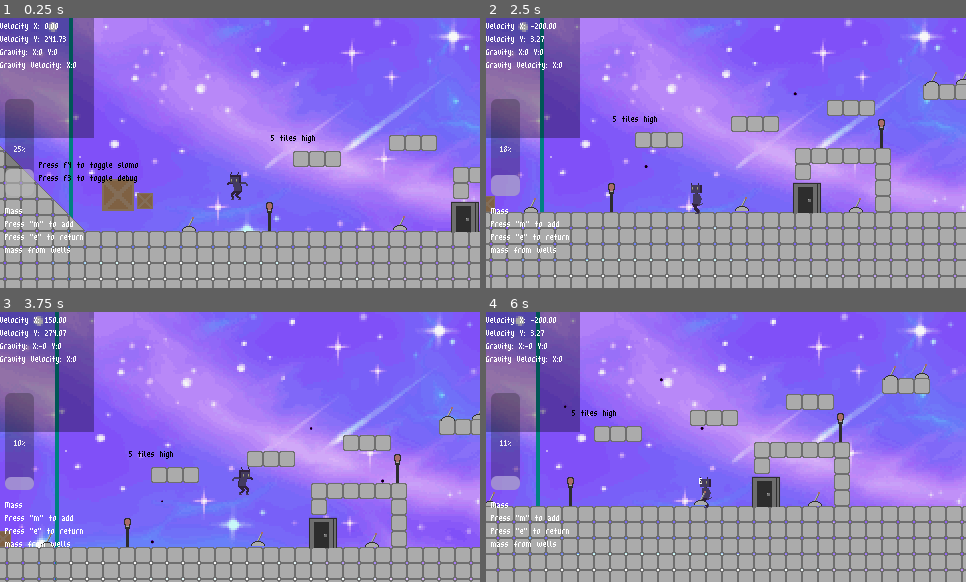
Above: before the commit, frames 1-4 (two rows, left to right).
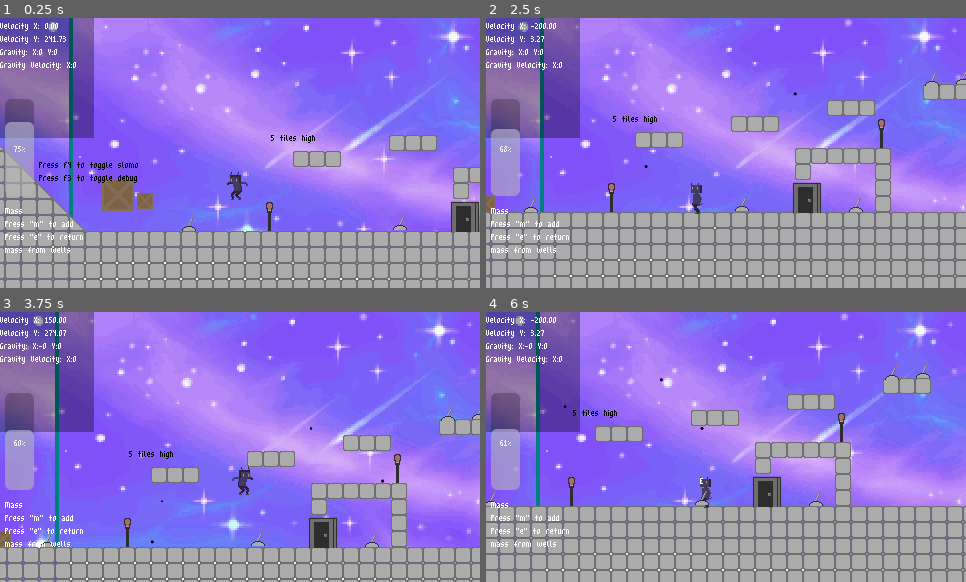
Above: after the commit, the same moments.

Repository: Moogen/Game-Off-2023
Game: Godot game, scene res://Scenes/Main_Scene.tscn
Same seed, same stepped clock (60 frames per second), same inputs: the game is played once before the commit and once after it.
Inputs (mouse positions are in pixels of both pictures, inside the frame that each line leads up to):
- Up to frame 1 (0.25 s): no input
- Up to frame 2 (2.5 s): tap M at 0.5, 1.25, 2 s; move the mouse to (534, 77) at 0.52 s; hold Right (ui_right) 0.53-2.03 s; click (534, 77) at 0.6 s; tap Enter (ui_accept) at 0.77, 1.52 s; move the mouse to (630, 166) at 1.27 s; tap R (delete_wells) at 1.35 s; click (630, 166) at 1.55 s; move the mouse to (774, 93) at 2.02 s; hold Left (ui_left) from 2.03 s (still down); tap E (interact) at 2.1 s; click (774, 93) at 2.3 s
- Up to frame 3 (3.75 s): tap M at 2.75, 3.5 s; move the mouse to (216, 501) at 2.77 s; release Left (ui_left) at 2.78 s; hold Right (ui_right) from 2.78 s (still down); click (216, 501) at 2.85 s; tap Enter (ui_accept) at 3.02 s; move the mouse to (384, 487) at 3.52 s; click (384, 487) at 3.6 s
- Up to frame 4 (6 s): tap Enter (ui_accept) at 3.77, 4.52 s; tap M at 4.25 s; move the mouse to (582, 406) at 4.27 s; release Right (ui_right) at 4.28 s; hold Left (ui_left) 4.28-5.03 s; tap R (delete_wells) at 4.35 s; click (582, 406) at 4.55 s; move the mouse to (750, 447) at 5.02 s; hold Right (ui_right) 5.03-5.78 s; tap E (interact) at 5.1 s; click (750, 447) at 5.3 s; move the mouse to (654, 379) at 5.77 s; hold Left (ui_left) from 5.78 s (still down); click (654, 379) at 5.85 s

The runs differ from the first frame. In frame 1, 1.0% of the frame differs, in the area x 1-8%, y 38-58%; in frame 2, 1.0%; in frame 3, 1.0%; in frame 4, 5.8%, in the area x 0-100%, y 19-100%.

Commit message:
Create or Destroy Wells with Right clicking

Diff:
--- a/GodotRepo/Scenes/PlayerController.tscn
+++ b/GodotRepo/Scenes/PlayerController.tscn
@@ -46,11 +46,10 @@
 disabled = true
 debug_color = Color(0.988235, 0, 0.286275, 0.419608)
 
-[node name="State Machine" type="Node" parent="." node_paths=PackedStringArray("starting_state", "current_state", "side_attack_state")]
+[node name="State Machine" type="Node" parent="." node_paths=PackedStringArray("starting_state", "current_state")]
 script = ExtResource("3_ad318")
 starting_state = NodePath("fall")
 current_state = NodePath("fall")
-side_attack_state = NodePath("side_attack")
 
 [node name="side_attack" type="Node" parent="State Machine" node_paths=PackedStringArray("fall_state", "jump_state", "move_state", "idle_state") groups=["Debug Group"]]
 script = ExtResource("4_e1qiq")
--- a/GodotRepo/Scripts/GravityBar.gd
+++ b/GodotRepo/Scripts/GravityBar.gd
@@ -1,7 +1,7 @@
 extends Node2D
 
 var max_mass = 100;
-var cur_mass = 25;
+var cur_mass = 75;
 
 @onready var mass_bar : ProgressBar = $MassBar;
 
--- a/GodotRepo/Scripts/GravityWell.gd
+++ b/GodotRepo/Scripts/GravityWell.gd
@@ -98,7 +98,6 @@
         print("returning well of size %d", mass_cost)
         gravity_bar.modify_mass(mass_cost)
         mass_returned = true
-
     pass
 
 func lose_mass(lost_mass):
--- a/GodotRepo/Scripts/click_create.gd
+++ b/GodotRepo/Scripts/click_create.gd
@@ -89,42 +89,45 @@
 
 
 
+    var well_deleted_on_input = false
 
-    if event is InputEventMouseButton and gravity_createable:
-        # Right click deletes
+    #If we get the input that create or destroy key is pressed
+    if Input.is_action_just_pressed("create_or_destroy_well"):
+        # Get all objects in the "Gravity Well Group".
+        var wells_in_group = get_tree().get_nodes_in_group("Gravity Well Group")
 
-        if event.button_index == MOUSE_BUTTON_RIGHT and event.is_released():
-            # Get all objects in the "Gravity Well Group".
-            var wells_in_group = get_tree().get_nodes_in_group("Gravity Well Group")
+        for well in wells_in_group:
+            #See if the player clicks near the well
+            if (get_global_mouse_position().distance_to(well.position) < delete_distance):
+                # Ensure the well is not null and has a 'remove_gravity' method.
+                if well and well.has_method("remove_gravity"):
+                # Delete (free) the well.()
+                    well.remove_gravity()
+                    well_deleted_on_input = true
+                else:
+                    #failed to delete any wells so do the creation logic
+                    print("failed to delete any wells")
 
-            for well in wells_in_group:
+                pass
+        pass
 
-                #See if the player clicks near the well
-                if (get_global_mouse_position().distance_to(well.position) < delete_distance):
-                    # Ensure the well is not null and has a 'remove_gravity' method.
-                    if well and well.has_method("remove_gravity"):
-                    # Delete (free) the well.()
-                        well.remove_gravity()
-                    else:
-                        #probably we want to trigger a failure noise here
-                        print("failed to delete any wells")
-                    pass
-            pass
 
         # Left click creates
-        if event.button_index == MOUSE_BUTTON_LEFT and event.is_pressed():
+        if well_deleted_on_input == false:
             # Start a timer to start figuring out the size of the black hole
-           if(gravity_bar.has_mass(1)):
+            if(gravity_bar.has_mass(1)):
                 gravity_bar.spend_mass(1)
                 well_size = 1
                 mass_cost = 1
                 spawning_well = gravity_well_template.instantiate().duplicate()
                 add_child(spawning_well)
+                spawning_well.set_size(well_size, mass_cost)
                 well_spawning_flag = 1
 
-        elif event.button_index == MOUSE_BUTTON_LEFT and event.is_released() and (all_wells.size() < max_wells):
-            #all_wells.append(spawning_well)
-            well_spawning_flag = 0
+    #If we get the input that create or destroy key is released
+    if Input.is_action_just_released("create_or_destroy_well"):
+        #all_wells.append(spawning_well)
+        well_spawning_flag = 0
 
 
 
--- a/GodotRepo/Scripts/enemy.gd
+++ b/GodotRepo/Scripts/enemy.gd
@@ -15,40 +15,40 @@
 
 # Called when the node enters the scene tree for the first time.
 func _ready():
-	enemy_state_machine.init(self)
-	pass
+    enemy_state_machine.init(self)
+    pass
 
 # Pass a reference of the player to the state machine so it can react accordingly
 func _unhandled_input(event: InputEvent) -> void:
-	enemy_state_machine.process_input(event)
+    enemy_state_machine.process_input(event)
 
 func _physics_process(delta: float) -> void:
-	enemy_state_machine.process_physics(delta)
+    enemy_state_machine.process_physics(delta)
 
 func _process(delta: float) -> void:
-	enemy_state_machine.process_frame(delta)
-	fireTimer += delta
+    enemy_state_machine.process_frame(delta)
+    fireTimer += delta
 
-	if(fireTimer >= fireSpeed):
-		var playerPosition = get_node("../Player").position
-		var directionToFire = get_angle_to(playerPosition + Vector2(0,25))
-		var angle = Vector2(cos(directionToFire), sin(directionToFire))
-		print(angle)
-		#var space_state = get_world_2d().direct_space_state
-		#var query = PhysicsRayQueryParameters2D.create(self.position+Vector2(0,-40), playerPosition)
-		#var result = space_state.intersect_ray(query)
-		#if(result): print(result.position)
-		#else: print(result)
+    if(fireTimer >= fireSpeed):
+        var playerPosition = get_node("../Player").position
+        var directionToFire = get_angle_to(playerPosition + Vector2(0,25))
+        var angle = Vector2(cos(directionToFire), sin(directionToFire))
+        print(angle)
+        #var space_state = get_world_2d().direct_space_state
+        #var query = PhysicsRayQueryParameters2D.create(self.position+Vector2(0,-40), playerPosition)
+        #var result = space_state.intersect_ray(query)
+        #if(result): print(result.position)
+        #else: print(result)
 
-		fireTimer = 0
-		fireAtPlayer(angle)
+        fireTimer = 0
+        fireAtPlayer(angle)
 
 func move(distanceToMove: Vector2):
-	self.global_translate(distanceToMove)
+    self.global_translate(distanceToMove)
 
 func fireAtPlayer(angle: Vector2):
-	var laser = projectile.instantiate().duplicate()
-	laser.global_position = self.global_position+angle*5
-	get_node("../.").add_child(laser)
-	laser.set_velocity(angle*50000)
-	pass
+    var laser = projectile.instantiate().duplicate()
+    laser.global_position = self.global_position+angle*5
+    get_node("../.").add_child(laser)
+    laser.set_velocity(angle*50000)
+    pass
--- a/GodotRepo/project.godot
+++ b/GodotRepo/project.godot
@@ -90,6 +90,11 @@
 "events": [Object(InputEventKey,"resource_local_to_scene":false,"resource_name":"","device":-1,"window_id":0,"alt_pressed":false,"shift_pressed":false,"ctrl_pressed":false,"meta_pressed":false,"pressed":false,"keycode":0,"physical_keycode":69,"key_label":0,"unicode":69,"echo":false,"script":null)
 ]
 }
+create_or_destroy_well={
+"deadzone": 0.5,
+"events": [Object(InputEventMouseButton,"resource_local_to_scene":false,"resource_name":"","device":-1,"window_id":0,"alt_pressed":false,"shift_pressed":false,"ctrl_pressed":false,"meta_pressed":false,"button_mask":0,"position":Vector2(0, 0),"global_position":Vector2(0, 0),"factor":1.0,"button_index":1,"canceled":false,"pressed":false,"double_click":false,"script":null)
+]
+}
 
 [physics]
 
Not shown: 3 places in GodotRepo/Scenes/crate.tscn that only renumber resources
Not shown: 3 places in GodotRepo/Scenes/gravity_well.tscn that only renumber resources
Not shown: 1 places in GodotRepo/Scenes/mass_particle_emitter.tscn that only renumber resources
